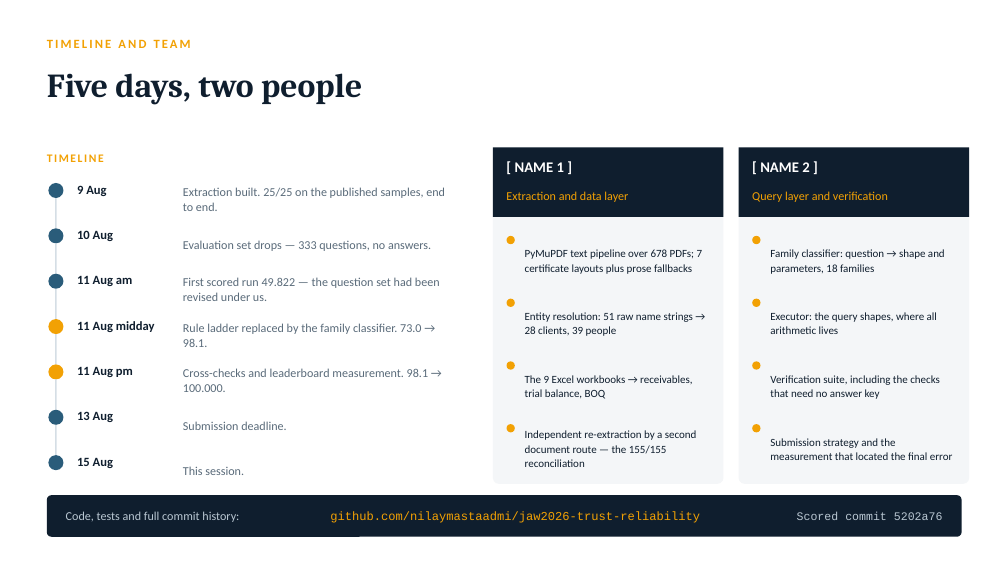
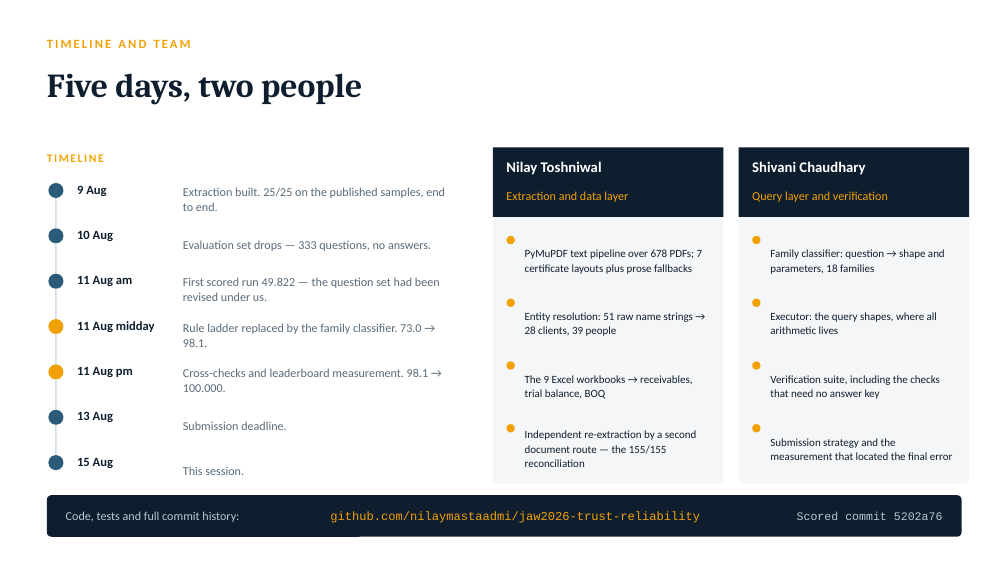
Before and after one commit to nilaymastaadmi/jaw2026-trust-reliability, a slide deck: slide 14 of presentation/JAW2026-winners-presentation.pptx. Drawn at 1008x567 pixels with LibreOffice and Linux fonts; fonts in the diff are those of the drawing. Boxes give left, top, right and bottom in pixels: in the first picture for what was removed or moved away, otherwise in the second. Text is boxed around its words. In the diff, an @@ line names an element or a change of style, - is before the commit and + after.

```diff
--- a/presentation/JAW2026-winners-presentation.pptx
+++ b/presentation/JAW2026-winners-presentation.pptx
@@ text at (506,161,602,175): text changed @@
-[ NAME 1 ]
+Nilay Toshniwal
@@ text at (752,161,865,175): text changed @@
-[ NAME 2 ]
+Shivani Chaudhary
```
Also in this commit, not shown: 1 other file.
